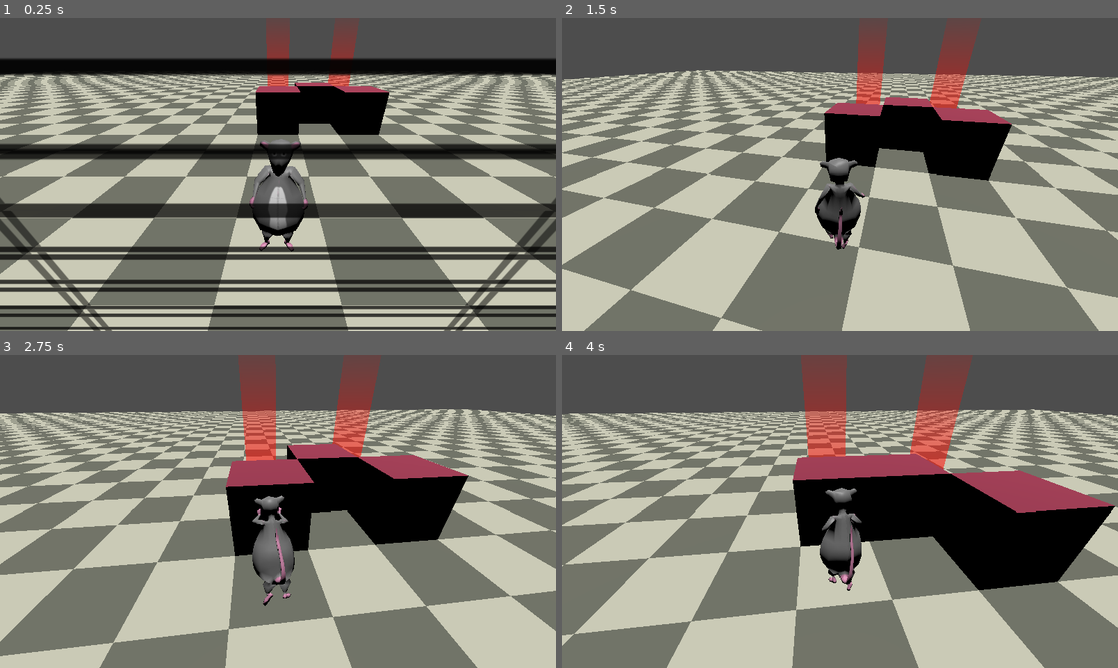
Above: before the commit, frames 1-4 (two rows, left to right).
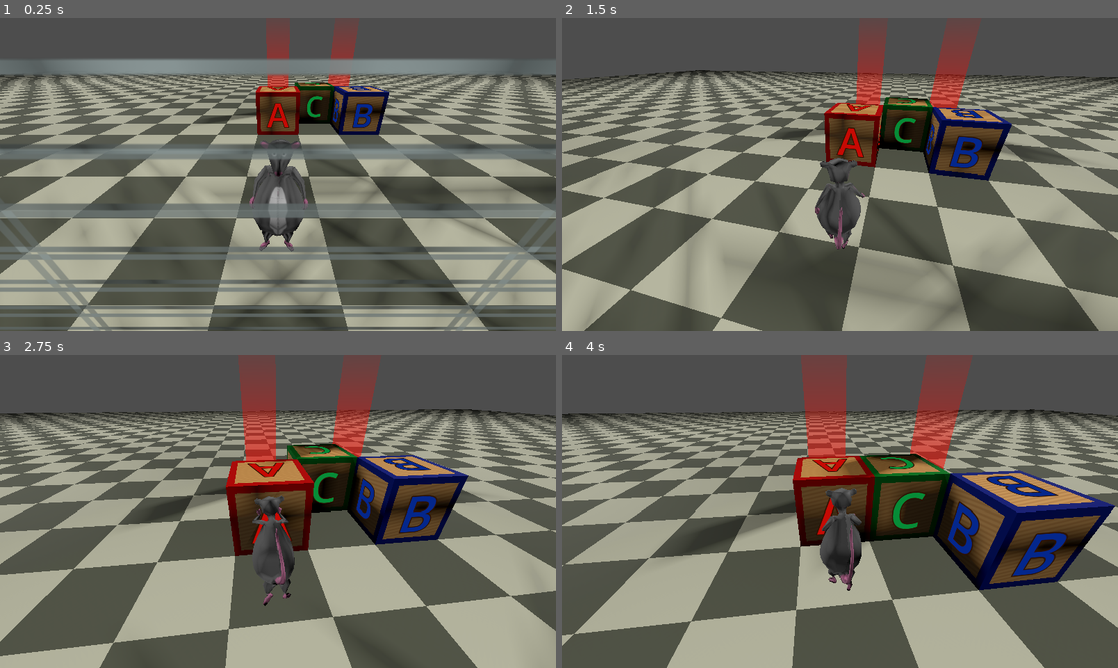
Above: after the commit, the same moments.

Repository: carsonthorne/gumpjam-2026
Game: Godot game, scene res://scenes/main.tscn
Two runs of this game, one before a commit and one after it. Both use one fixed random seed, a clock stepped at 60 frames per second and the inputs below.
Inputs (mouse positions are in pixels of both pictures, inside the frame that each line leads up to):
- Up to frame 1 (0.25 s): no input
- Up to frame 2 (1.5 s): move the mouse to (867, 174) at 0.52 s; hold E (interact) 0.53-1.28 s; hold W (move_forward) from 0.53 s (still down); click (867, 174) at 0.67 s; move the mouse to (812, 174) at 1.27 s; tap Shift (run) at 1.35 s
- Up to frame 3 (2.75 s): keep holding W (move_forward); move the mouse to (289, 505) at 2.02 s; hold Tab (toggle_mouse_capture) from 2.03 s (still down)
- Up to frame 4 (4 s): move the mouse to (812, 574) at 2.77 s; release Tab (toggle_mouse_capture) at 2.78 s; tap E (interact) at 2.85 s; click (812, 574) at 2.92 s; move the mouse to (1006, 558) at 3.52 s; release W (move_forward) at 3.53 s; hold A (move_left) from 3.53 s (still down); hold Shift (run) from 3.53 s (still down)

The runs differ from the first frame. In frame 1, 78% of the frame differs, in the area x 0-100%, y 12-100%; in frame 2, 77%; in frame 3, 79%, in the area x 0-100%, y 17-100%; in frame 4, 78%.

Commit message:
added shader to block and changed lighting

Diff:
--- a/scenes/main.tscn
+++ b/scenes/main.tscn
@@ -34,8 +34,33 @@
 [node name="MeshInstance3D" type="MeshInstance3D" parent="Ground" unique_id=1393398341]
 mesh = SubResource("BoxMesh_hqe12")
 
-[node name="DirectionalLight3D" type="DirectionalLight3D" parent="." unique_id=1168480315]
-transform = Transform3D(1, 0, 0, 0, -0.006638438, 0.999978, 0, -0.999978, -0.0066384384, 0, 17.949734, 0)
+[node name="LabLightNW" type="OmniLight3D" parent="." unique_id=1168480315]
+transform = Transform3D(1, 0, 0, 0, 1, 0, 0, 0, 1, -14, 8, -14)
+light_energy = 6.0
+light_specular = 0.25
+shadow_enabled = true
+omni_range = 28.0
+
+[node name="LabLightNE" type="OmniLight3D" parent="." unique_id=990042861]
+transform = Transform3D(1, 0, 0, 0, 1, 0, 0, 0, 1, 14, 8, -14)
+light_energy = 6.0
+light_specular = 0.25
+shadow_enabled = true
+omni_range = 28.0
+
+[node name="LabLightSW" type="OmniLight3D" parent="." unique_id=904946511]
+transform = Transform3D(1, 0, 0, 0, 1, 0, 0, 0, 1, -14, 8, 14)
+light_energy = 6.0
+light_specular = 0.25
+shadow_enabled = true
+omni_range = 28.0
+
+[node name="LabLightSE" type="OmniLight3D" parent="." unique_id=1849800189]
+transform = Transform3D(1, 0, 0, 0, 1, 0, 0, 0, 1, 14, 8, 14)
+light_energy = 6.0
+light_specular = 0.25
+shadow_enabled = true
+omni_range = 28.0
 
 [node name="Player" parent="." unique_id=160821695 instance=ExtResource("1_o5qli")]
 
@@ -50,9 +75,13 @@
 
 [node name="push_block2" parent="." unique_id=2041149291 instance=ExtResource("3_sugp2")]
 transform = Transform3D(1, 0, 0, 0, 1, 0, 0, 0, 1, 2, 0, -4)
+block_letter = "B"
+block_color = Color(0.04, 0.16, 0.55, 1)
 
 [node name="push_block3" parent="." unique_id=876371745 instance=ExtResource("3_sugp2")]
 transform = Transform3D(1, 0, 0, 0, 1, 0, 0, 0, 1, 1, 0, -5)
+block_letter = "C"
+block_color = Color(0.05, 0.55, 0.22, 1)
 
 [node name="TargetTile" parent="." unique_id=1967462119 instance=ExtResource("5_target")]
 transform = Transform3D(1, 0, 0, 0, 1, 0, 0, 0, 1, 0, 0, -6)
--- a/scenes/push_block.tscn
+++ b/scenes/push_block.tscn
@@ -1,6 +1,7 @@
 [gd_scene format=3 uid="uid://c0w7gyd12sqfn"]
 
 [ext_resource type="Script" uid="uid://m18qipmafx56" path="res://scripts/push_block.gd" id="1_pvpmv"]
+[ext_resource type="Script" path="res://scripts/push_block_skin.gd" id="1_skin"]
 
 [sub_resource type="StandardMaterial3D" id="StandardMaterial3D_pvpmv"]
 albedo_color = Color(0.5780224, 0.19415864, 0.28957427, 1)
@@ -26,6 +27,7 @@
 size = Vector3(1, 1, 0.515625)
 
 [node name="push_block" type="Node3D" unique_id=127028562]
+script = ExtResource("1_skin")
 
 [node name="RigidBody3D" type="AnimatableBody3D" parent="." unique_id=261748774 groups=["push_block"]]
 transform = Transform3D(1, 0, 0, 0, 1, 0, 0, 0, 1, 0, 0.5, 0)
--- a/scripts/push_block.gd
+++ b/scripts/push_block.gd
@@ -1,5 +1,8 @@
 extends AnimatableBody3D
 
+@export var block_letter := "A"
+@export var block_color := Color(0.78, 0.06, 0.04, 1.0)
+@export_range(0.0, 0.35, 0.005) var block_border_thickness := 0.09
 @export var push_speed := 1.5
 @export var push_contact_delay := 0.0
 @export var push_distance := 1.0
@@ -25,8 +28,22 @@
 var player_push_distance_left := 0.0
 var player_push_moved_distance := 0.0
 var is_push_in_progress := false
+var wood_material: Material
+
+func set_block_skin(
+	letter: String,
+	color: Color,
+	border_thickness := block_border_thickness
+) -> void:
+	block_letter = letter
+	block_color = color
+	block_border_thickness = border_thickness
+	if is_inside_tree():
+		_setup_block_visuals()
 
 func _ready() -> void:
+	_setup_block_visuals()
+
 	front_zone.body_entered.connect(_on_front_zone_body_entered)
 	front_zone.body_exited.connect(_on_zone_body_exited.bind(front_zone))
 
@@ -38,6 +55,128 @@
 
 	right_zone.body_entered.connect(_on_right_zone_body_entered)
 	right_zone.body_exited.connect(_on_zone_body_exited.bind(right_zone))
+
+func _setup_block_visuals() -> void:
+	wood_material = _create_wood_material()
+
+	if has_node("MeshInstance3D"):
+		var body_mesh: MeshInstance3D = $MeshInstance3D
+		body_mesh.mesh = _create_block_visual_mesh()
+		body_mesh.material_override = wood_material
+
+	if has_node("BlockVisuals"):
+		$BlockVisuals.free()
+
+	var visuals := Node3D.new()
+	visuals.name = "BlockVisuals"
+	add_child(visuals)
+
+	_add_block_face(visuals, Vector3.FORWARD, Vector3.UP)
+	_add_block_face(visuals, Vector3.BACK, Vector3.UP)
+	_add_block_face(visuals, Vector3.LEFT, Vector3.UP)
+	_add_block_face(visuals, Vector3.RIGHT, Vector3.UP)
+	_add_block_face(visuals, Vector3.UP, Vector3.BACK)
+
+func _create_wood_material() -> Material:
+	var shader := load("res://shaders/toy_block_wood.gdshader") as Shader
+	if shader != null:
+		var material := ShaderMaterial.new()
+		material.shader = shader
+		material.set_shader_parameter("border_color", block_color)
+		material.set_shader_parameter("border_thickness", block_border_thickness)
+		return material
+
+	var fallback := StandardMaterial3D.new()
+	fallback.albedo_color = Color(0.82, 0.62, 0.38, 1.0)
+	fallback.roughness = 0.82
+	return fallback
+
+func _create_block_visual_mesh() -> ArrayMesh:
+	var vertices := PackedVector3Array()
+	var normals := PackedVector3Array()
+	var uvs := PackedVector2Array()
+	var indices := PackedInt32Array()
+
+	_append_mesh_face(vertices, normals, uvs, indices, Vector3.FORWARD, Vector3.UP)
+	_append_mesh_face(vertices, normals, uvs, indices, Vector3.BACK, Vector3.UP)
+	_append_mesh_face(vertices, normals, uvs, indices, Vector3.LEFT, Vector3.UP)
+	_append_mesh_face(vertices, normals, uvs, indices, Vector3.RIGHT, Vector3.UP)
+	_append_mesh_face(vertices, normals, uvs, indices, Vector3.UP, Vector3.BACK)
+	_append_mesh_face(vertices, normals, uvs, indices, Vector3.DOWN, Vector3.FORWARD)
+
+	var arrays := []
+	arrays.resize(Mesh.ARRAY_MAX)
+	arrays[Mesh.ARRAY_VERTEX] = vertices
+	arrays[Mesh.ARRAY_NORMAL] = normals
+	arrays[Mesh.ARRAY_TEX_UV] = uvs
+	arrays[Mesh.ARRAY_INDEX] = indices
+
+	var mesh := ArrayMesh.new()
+	mesh.add_surface_from_arrays(Mesh.PRIMITIVE_TRIANGLES, arrays)
+	return mesh
+
+func _append_mesh_face(
+	vertices: PackedVector3Array,
+	normals: PackedVector3Array,
+	uvs: PackedVector2Array,
+	indices: PackedInt32Array,
+	normal: Vector3,
+	up: Vector3
+) -> void:
+	var z_axis := normal.normalized()
+	var y_axis := up.normalized()
+	var x_axis := y_axis.cross(z_axis).normalized()
+	y_axis = z_axis.cross(x_axis).normalized()
+	var center := z_axis * 0.5
+	var base_index := vertices.size()
+
+	vertices.append(center + (-x_axis - y_axis) * 0.5)
+	vertices.append(center + (x_axis - y_axis) * 0.5)
+	vertices.append(center + (x_axis + y_axis) * 0.5)
+	vertices.append(center + (-x_axis + y_axis) * 0.5)
+
+	for i in range(4):
+		normals.append(z_axis)
+
+	uvs.append(Vector2(0.0, 1.0))
+	uvs.append(Vector2(1.0, 1.0))
+	uvs.append(Vector2(1.0, 0.0))
+	uvs.append(Vector2(0.0, 0.0))
+
+	indices.append_array([
+		base_index,
+		base_index + 2,
+		base_index + 1,
+		base_index,
+		base_index + 3,
+		base_index + 2,
+	])
+
+func _add_block_face(parent: Node3D, normal: Vector3, up: Vector3) -> void:
+	var face := Node3D.new()
+	parent.add_child(face)
+
+	var z_axis := normal.normalized()
+	var y_axis := up.normalized()
+	var x_axis := y_axis.cross(z_axis).normalized()
+	y_axis = z_axis.cross(x_axis).normalized()
+	face.transform = Transform3D(Basis(x_axis, y_axis, z_axis), z_axis * 0.503)
+
+	_add_letter(face)
+
+func _add_letter(parent: Node3D) -> void:
+	var label := Label3D.new()
+	label.name = "Letter"
+	label.text = block_letter.substr(0, 1).to_upper()
+	label.pixel_size = 0.006
+	label.font_size = 128
+	label.modulate = block_color
+	label.outline_size = 10
+	label.outline_modulate = Color(0.18, 0.08, 0.03, 1.0)
+	label.horizontal_alignment = HORIZONTAL_ALIGNMENT_CENTER
+	label.vertical_alignment = VERTICAL_ALIGNMENT_CENTER
+	label.position = Vector3(0.0, -0.01, 0.004)
+	parent.add_child(label)
 
 func _physics_process(delta: float) -> void:
 	_update_player_push_ready()
--- /dev/null
+++ b/scripts/push_block_skin.gd
@@ -0,0 +1,31 @@
+extends Node3D
+
+@export var block_letter := "A":
+	set(value):
+		block_letter = value
+		_apply_block_skin()
+
+@export var block_color := Color(0.78, 0.06, 0.04, 1.0):
+	set(value):
+		block_color = value
+		_apply_block_skin()
+
+@export_range(0.0, 0.35, 0.005) var block_border_thickness := 0.09:
+	set(value):
+		block_border_thickness = value
+		_apply_block_skin()
+
+func _ready() -> void:
+	_apply_block_skin()
+
+func _apply_block_skin() -> void:
+	if not is_inside_tree() or not has_node("RigidBody3D"):
+		return
+
+	var push_body := $RigidBody3D
+	if push_body.has_method("set_block_skin"):
+		push_body.set_block_skin(
+			block_letter,
+			block_color,
+			block_border_thickness
+		)
--- /dev/null
+++ b/shaders/toy_block_wood.gdshader
@@ -0,0 +1,18 @@
+shader_type spatial;
+
+uniform vec4 light_wood : source_color = vec4(0.86, 0.67, 0.43, 1.0);
+uniform vec4 dark_wood : source_color = vec4(0.58, 0.36, 0.18, 1.0);
+uniform vec4 border_color : source_color = vec4(0.78, 0.06, 0.04, 1.0);
+uniform float grain_scale = 18.0;
+uniform float grain_strength = 0.22;
+uniform float border_thickness = 0.09;
+
+void fragment() {
+	float stripe = sin((UV.y + UV.x * 0.2) * grain_scale * 6.28318);
+	float grain = smoothstep(0.15, 1.0, stripe * 0.5 + 0.5);
+	vec3 color = mix(light_wood.rgb, dark_wood.rgb, grain * grain_strength);
+	float edge_distance = min(min(UV.x, 1.0 - UV.x), min(UV.y, 1.0 - UV.y));
+	color = mix(border_color.rgb, color, step(border_thickness, edge_distance));
+	ALBEDO = color;
+	ROUGHNESS = 0.82;
+}
Not shown, added: scripts/push_block_skin.gd.uid
Not shown, added: shaders/toy_block_wood.gdshader.uid
